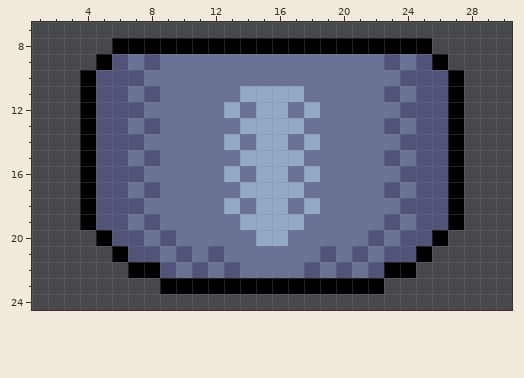
Pixel-art file, stored at Assets/Player/PlayerHeads.aseprite. Above is the file before it was changed.
32x32 pixels, 1 frame. Shown: x 1..30, y 7..24.
Once edited:
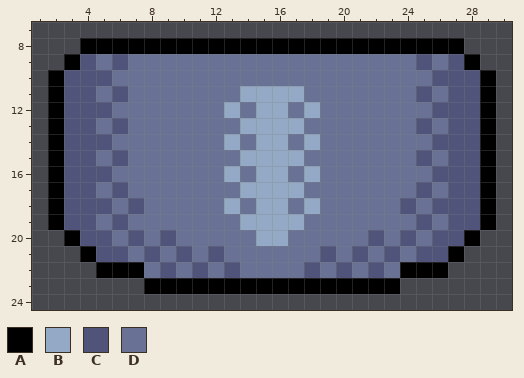
Palette (. is transparent): A #000000  B #93a9c5  C #50547a  D #697294
Commit: No Ticket: Change ShockOrb into SpinningBlade No Ticket: Widen players head
The edit:
Changed rows in their new state; - is an unchanged pixel.
first column x 2:
 8 --AA--------------------AA--
 9 -ACD--D--------------D--DCA-
10 ACC-DD----------------DD-CCA
11 ACCD--D--------------D--DCCA
12 ACC-DD----------------DD-CCA
13 ACCD--D--------------D--DCCA
14 ACC-DD----------------DD-CCA
15 ACCD--D--------------D--DCCA
16 ACC-DD----------------DD-CCA
17 ACCD--D--------------D--DCCA
18 ACC-D------------------D-CCA
19 ACCD--D--------------D--DCCA
20 -ACCD------------------DCCA-
21 --ACCD----------------DCCA--
22 ---AA-D--------------D-AA---
23 ------A--------------A------
Pixel boxes of the changes (left, top, right, bottom) in both pictures:
changed: (48, 38, 160, 294)
changed: (384, 38, 496, 294)
